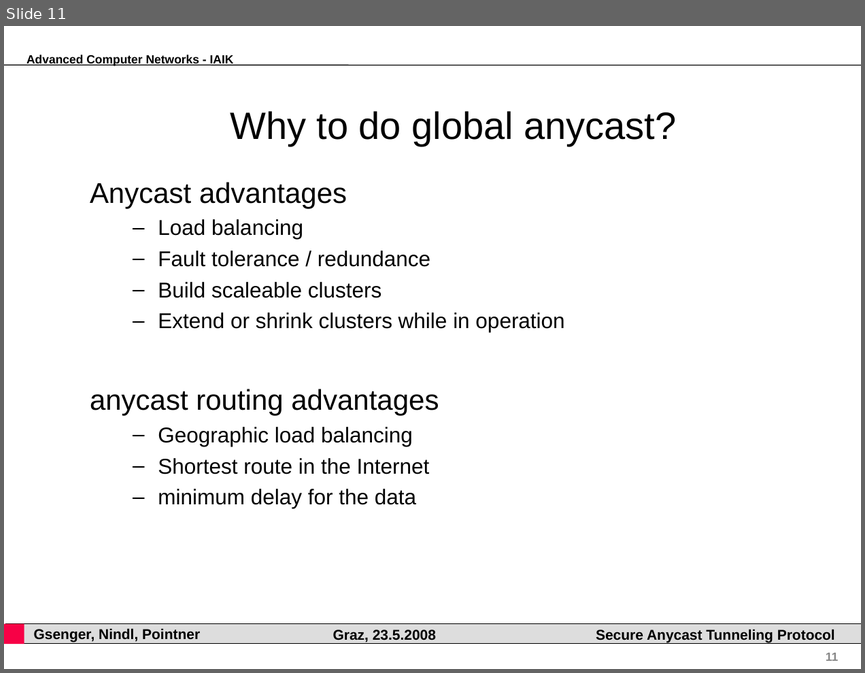
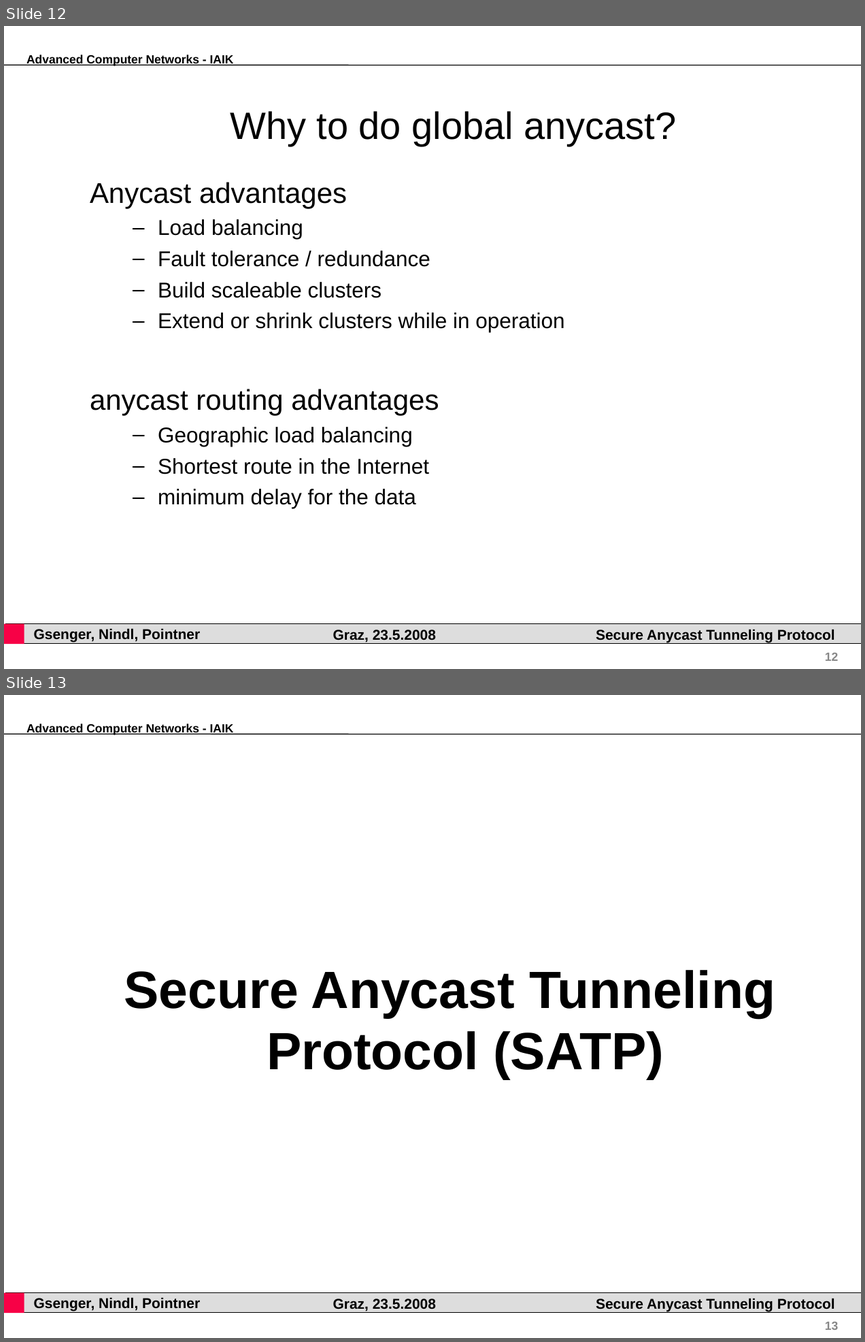
Before and after one commit to pyhedgehog/anytun, a slide deck: papers/acn.ppt. Shown one above the other, each under a label of ours: slide 11 before the commit, slides 12 and 13 after it. The pictures are 865x673 and 865x1342 pixels, drawn with LibreOffice and Linux fonts; fonts in the diff are those of the drawing; background and template pictures are left out. Boxes give left, top, right and bottom in pixels: in the first picture for what was removed or moved away, otherwise in the second. Text is boxed around its words. In the diff, an @@ line names an element or a change of style, - is before the commit and + after.

Commit message:
added 2nd part (SATP) of acn presentation

```diff
--- a/papers/acn.ppt
+++ b/papers/acn.ppt
@@ slide 13 added at (4,695,861,1338), background #FFFFFF; not listed: 7 template elements that a slide beside it also shows @@
@@ text added at (124,970,775,1079), 44 pt, text #000000, bold @@
+Secure Anycast Tunneling Protocol (SATP)
@@ what was slide 11 is now slide 12 @@
@@ page number at (825,652,838,660): text changed @@
-11
+12
```
Also in this commit, not shown: 17 other slides added, 1 slide removed, 10 other files.
